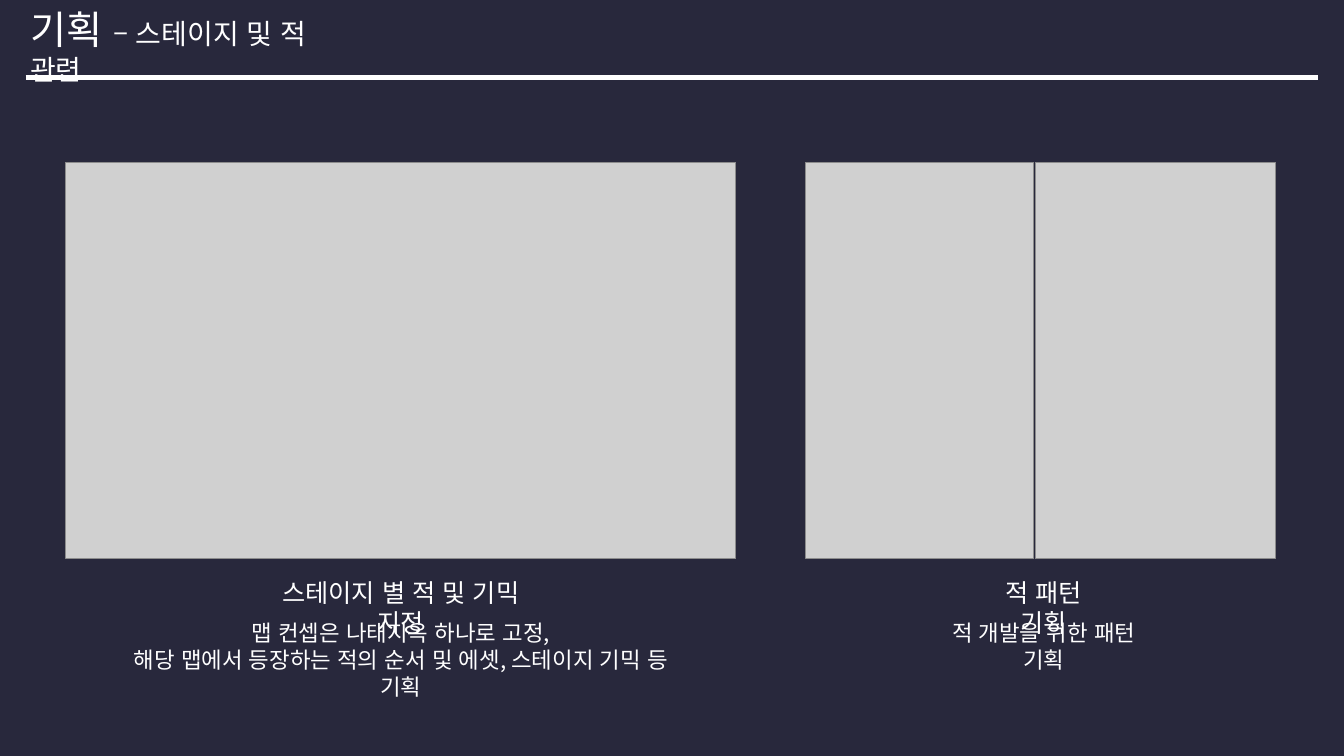
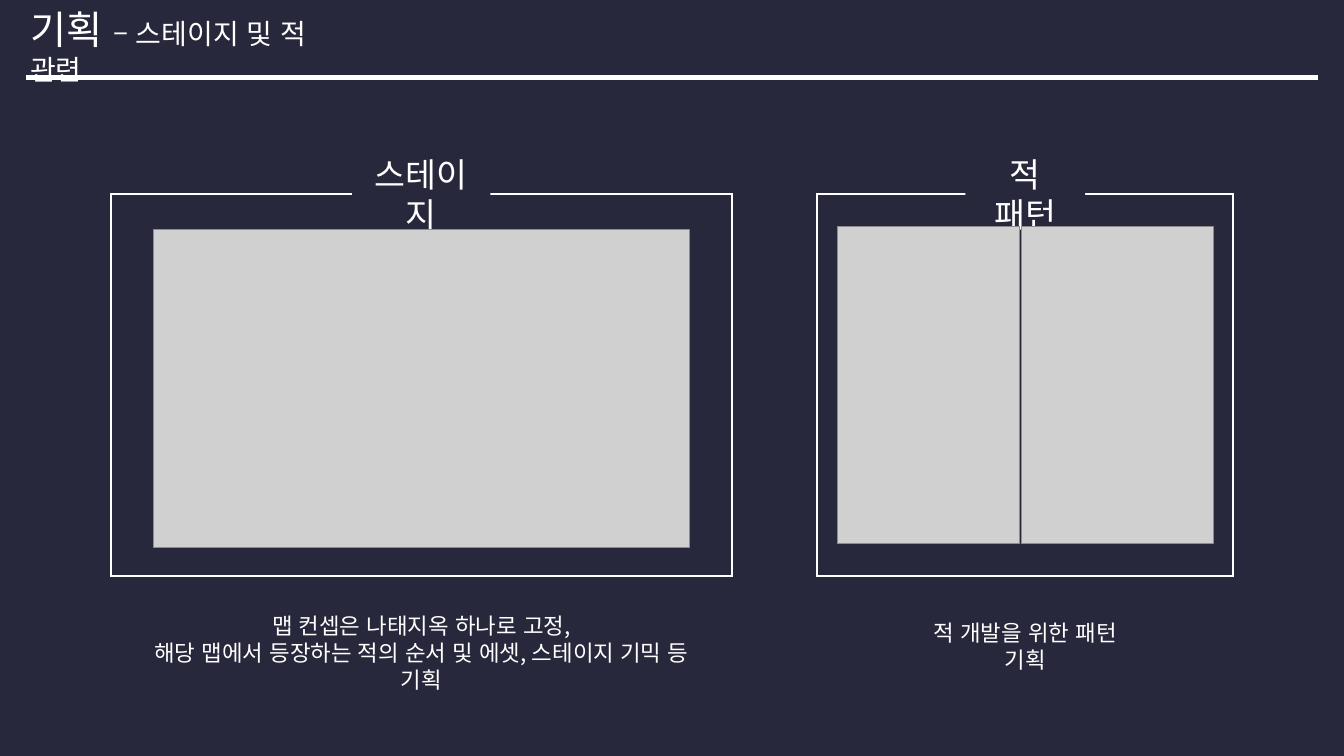
Before and after one commit to crush0408/GameMeister_GraduationProject, a slide deck: slide 5 of Docs/214_AprilReport.pptx. Drawn at 1344x756 pixels with LibreOffice and Linux fonts; fonts in the diff are those of the drawing; grey boxes stand for pictures. Boxes give left, top, right and bottom in pixels: in the first picture for what was removed or moved away, otherwise in the second. Text is boxed around its words. In the diff, an @@ line names an element or a change of style, - is before the commit and + after.

```diff
--- a/Docs/214_AprilReport.pptx
+++ b/Docs/214_AprilReport.pptx
@@ text added at bbox=[375, 159, 468, 237], 24 pt, text #FFFFFF @@
+스테이지
@@ text "적 패턴" at bbox=[994, 159, 1056, 237]: vertical alignment top to middle @@
@@ text at bbox=[994, 159, 1056, 237]: text changed; size 18 to 24 pt @@
-적 패턴 기획
+적 패턴
@@ rectangle added at bbox=[111, 195, 732, 577], outline #FFFFFF 1.5 pt @@
@@ rectangle added at bbox=[818, 195, 1233, 577], outline #FFFFFF 1.5 pt @@
@@ picture: place and size @@
-picture at bbox=[66, 162, 735, 560]
+picture at bbox=[153, 230, 690, 547]
@@ picture: place and size @@
-picture at bbox=[806, 162, 1033, 560]
+picture at bbox=[838, 227, 1020, 544]
@@ picture: place and size @@
-picture at bbox=[1036, 162, 1276, 560]
+picture at bbox=[1021, 227, 1213, 544]
@@ text removed at bbox=[282, 581, 519, 638] @@
-스테이지 별 적 및 기믹 지정
@@ text "맵 컨셉은 나태지옥 하나로 고정," rewrapped from bbox=[134, 619, 668, 697] to bbox=[154, 615, 689, 665] @@
@@ text "적 개발을 위한 패턴 기획": place and size @@
-text "적 개발을 위한 패턴 기획" at bbox=[952, 619, 1135, 670]
+text "적 개발을 위한 패턴 기획" at bbox=[934, 622, 1117, 670]
```
Also in this commit, not shown: 2 other slides changed.
